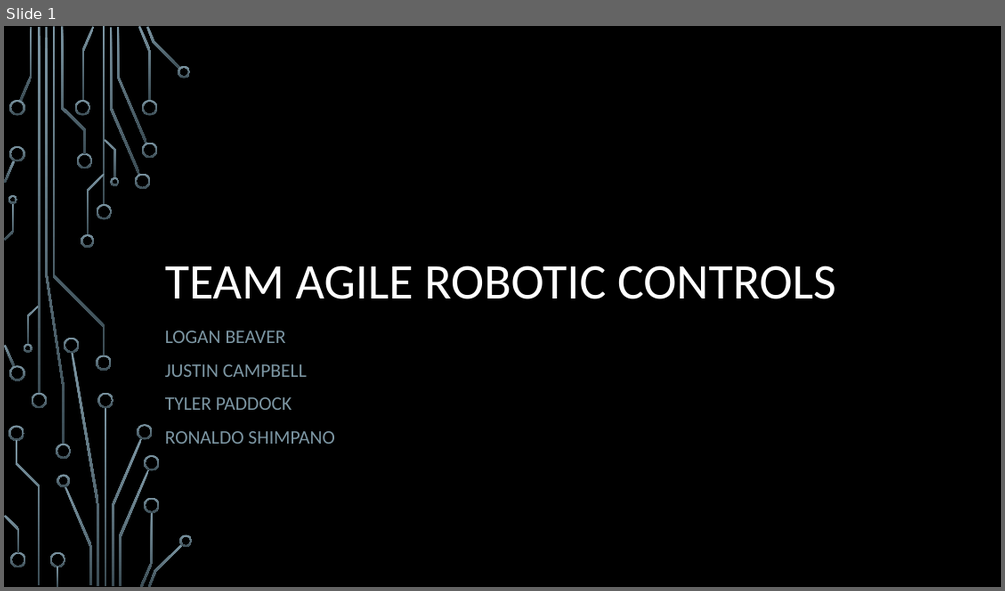
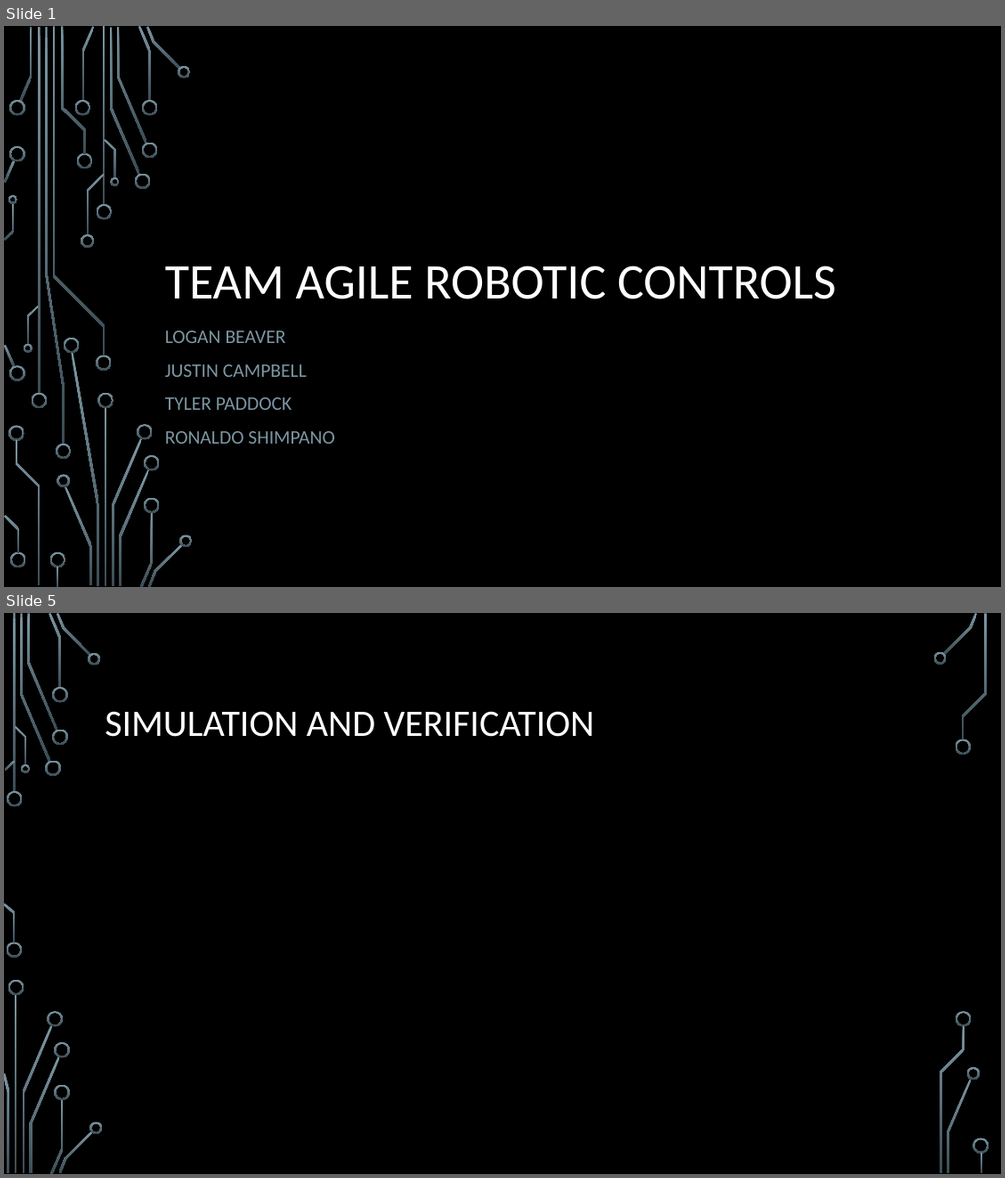
Before and after one commit to Logiant/AgileRoboticControls, a slide deck: Design Powerpoint.pptx. Shown one above the other, each under a label of ours: slide 1 before the commit, slides 1 and 5 after it; the slides between them are not shown. The pictures are 1005x591 and 1005x1178 pixels, drawn with LibreOffice and Linux fonts; fonts in the diff are those of the drawing; background and template pictures are left out. Boxes give left, top, right and bottom in pixels: in the first picture for what was removed or moved away, otherwise in the second. Text is boxed around its words. In the diff, an @@ line names an element or a change of style, - is before the commit and + after.

```diff
--- a/Design Powerpoint.pptx
+++ b/Design Powerpoint.pptx
@@ slide 5 added at [4, 613, 1001, 1174], background picture (left out) @@
@@ title added at [105, 711, 595, 737], 36 pt, text #FFFFFF @@
+SIMULATION AND VERIFICATION
@@ group added at [4, 613, 989, 1174]: 33 freeform shapes, 3 rectangles @@
```
Also in this commit, not shown: 5 other slides added, 1 slide removed.
